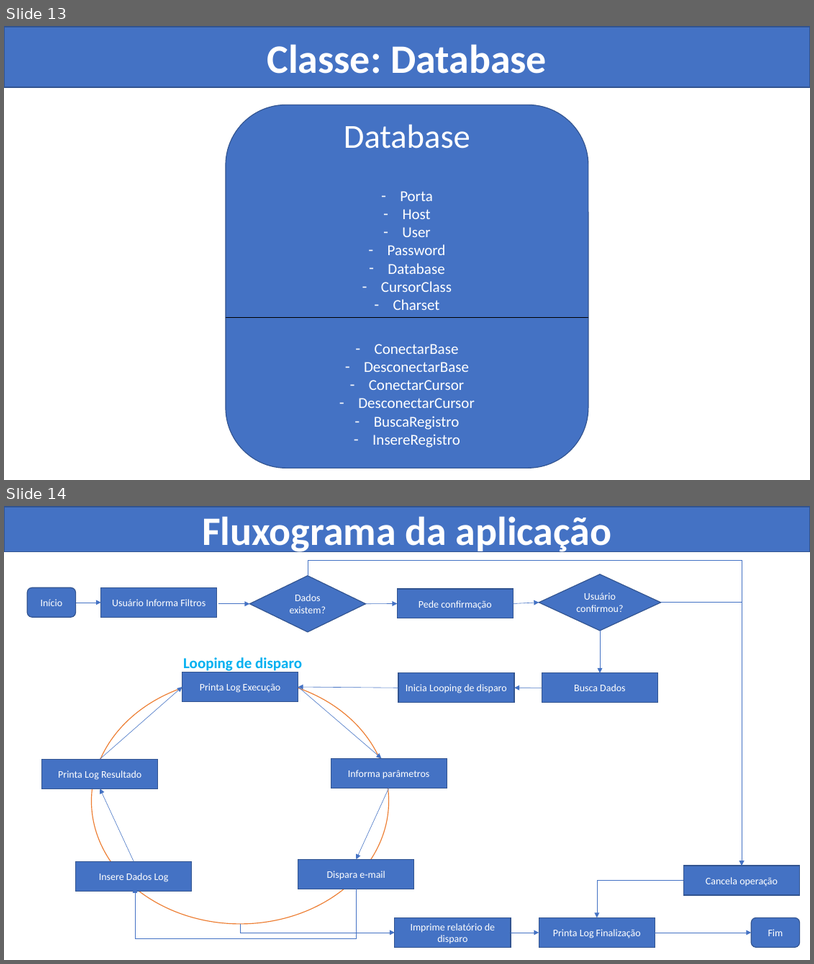
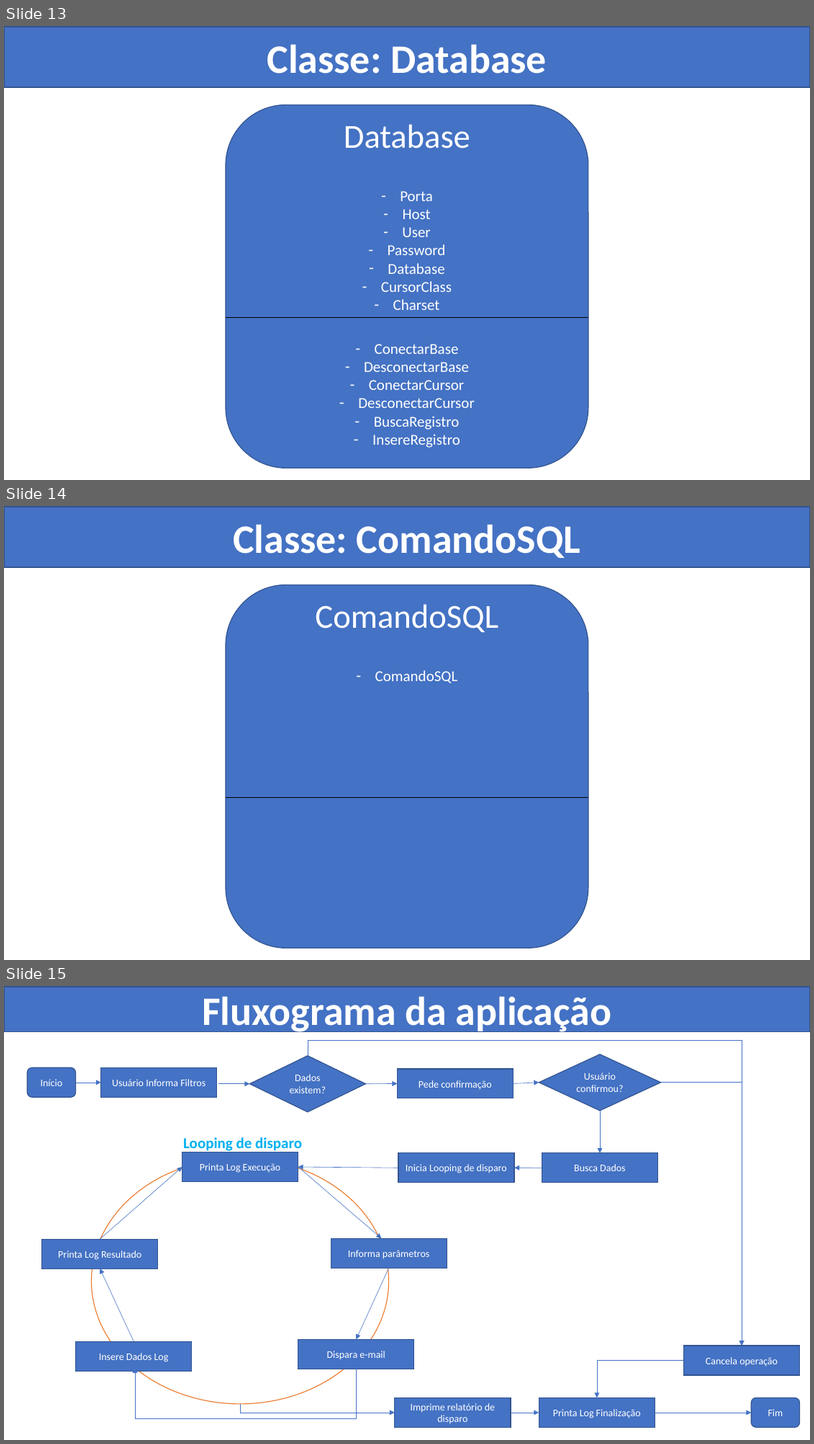
Before and after one commit to brjoaogabriel/disparador_email, a slide deck: project/Disparador de e-mails.pptx. Shown one above the other, each under a label of ours: slides 13 and 14 before the commit, slides 13, 14 and 15 after it. The pictures are 814x964 and 814x1444 pixels, drawn with LibreOffice and Linux fonts; fonts in the diff are those of the drawing. Boxes give left, top, right and bottom in pixels: in the first picture for what was removed or moved away, otherwise in the second. Text is boxed around its words. In the diff, an @@ line names an element or a change of style, - is before the commit and + after.

Commit message:
criando classe para comandos sql

```diff
--- a/project/Disparador de e-mails.pptx
+++ b/project/Disparador de e-mails.pptx
@@ slide 14 added at [4, 506, 810, 960], background #FFFFFF @@
@@ rectangle added at [4, 507, 810, 567], fill #4472C4, outline #325491 1 pt, 48 pt, text #FFFFFF, bold @@
+Classe: ComandoSQL
@@ rounded rectangle added at [226, 584, 589, 947], fill #4472C4, outline #325491 1 pt @@
@@ text added at [315, 604, 499, 632], 40 pt, text #FFFFFF @@
+ComandoSQL
@@ text added at [376, 670, 458, 683], 18 pt, text #FFFFFF @@
+– ComandoSQL
@@ line added from (226, 798) to (589, 798), #000000 0.5 pt @@
@@ what was slide 14 is now slide 15 @@
```
Also in this commit, not shown: 3 other files.
